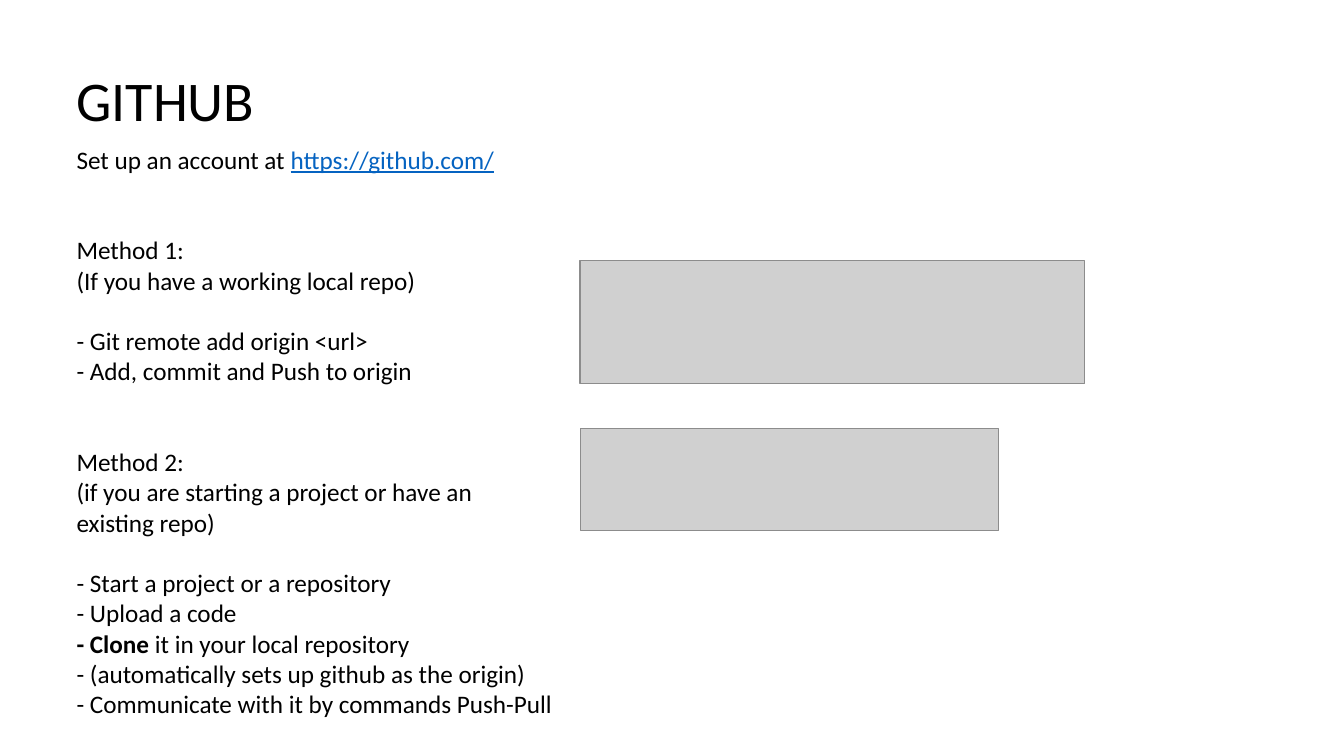
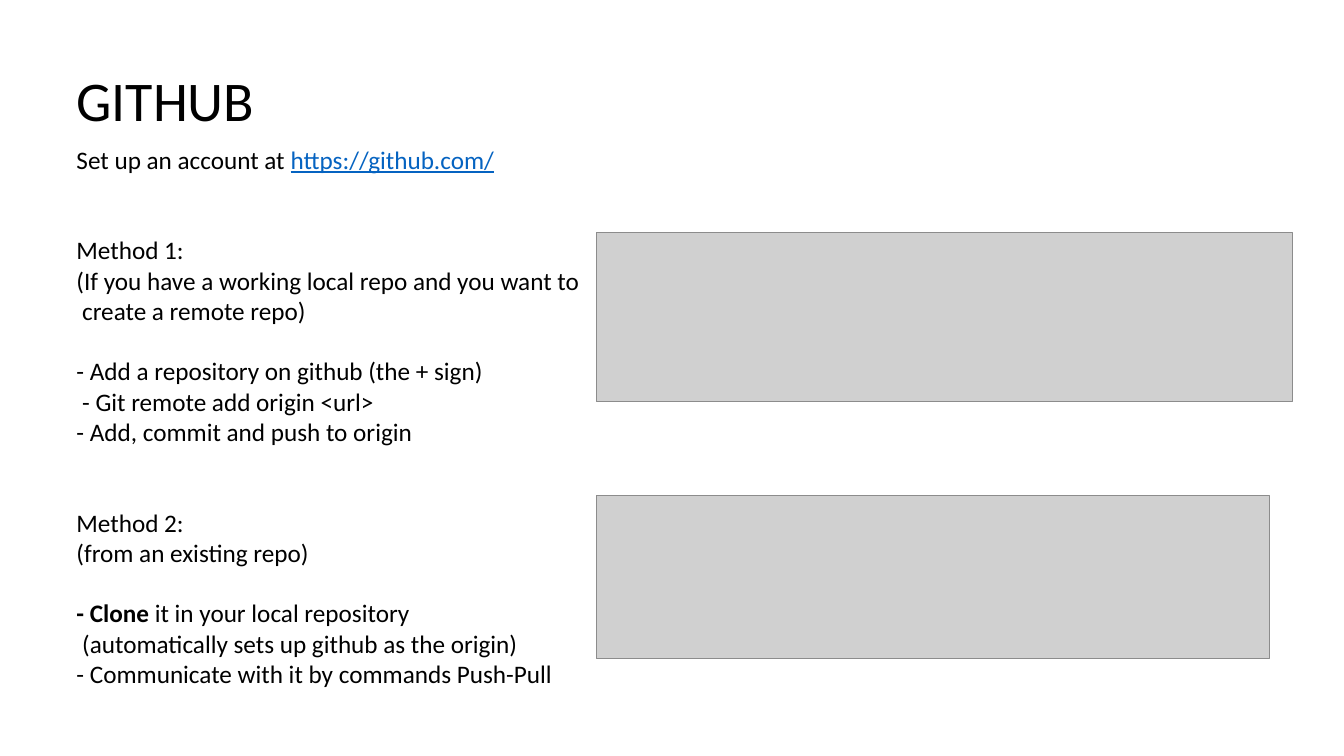
Before and after one commit to jwrauch/git-group-meeting-presentation, a slide deck: slide 27 of learn-to-git.pptx (slide 26 before the commit). Drawn at 1344x756 pixels with LibreOffice and Linux fonts; fonts in the diff are those of the drawing; grey boxes stand for pictures. Boxes give left, top, right and bottom in pixels: in the first picture for what was removed or moved away, otherwise in the second. Text is boxed around its words. In the diff, an @@ line names an element or a change of style, - is before the commit and + after.

```diff
--- a/learn-to-git.pptx
+++ b/learn-to-git.pptx
@@ picture: place and size @@
-picture at box(580, 261, 1085, 384)
+picture at box(596, 233, 1293, 402)
@@ text at box(76, 271, 578, 385): text changed @@
-(If you have a working local repo)
+(If you have a working local repo and you want to
+create a remote repo)
+- Add a repository on github (the + sign)
@@ text at box(90, 423, 412, 446): text changed @@
-- Add, commit and Push to origin
+- Add, commit and push to origin
@@ picture: place and size @@
-picture at box(580, 429, 999, 530)
+picture at box(596, 495, 1269, 658)
@@ text at box(76, 543, 308, 567): text changed @@
-(if you are starting a project or have an
-existing repo)
-- Start a project or a repository
-- Upload a code
+(from an existing repo)
@@ text at box(82, 634, 517, 658): text changed @@
-- (automatically sets up github as the origin)
+(automatically sets up github as the origin)
```
Also in this commit, not shown: 2 other slides changed.
